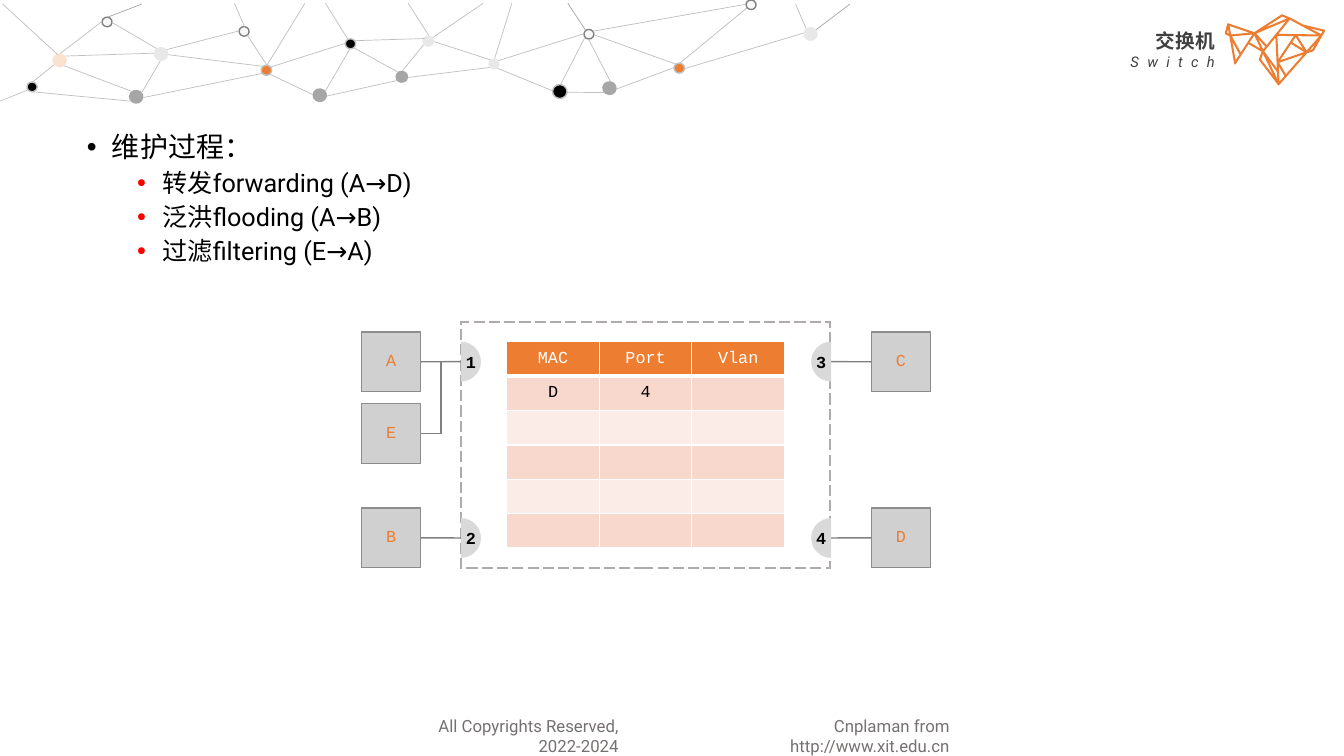
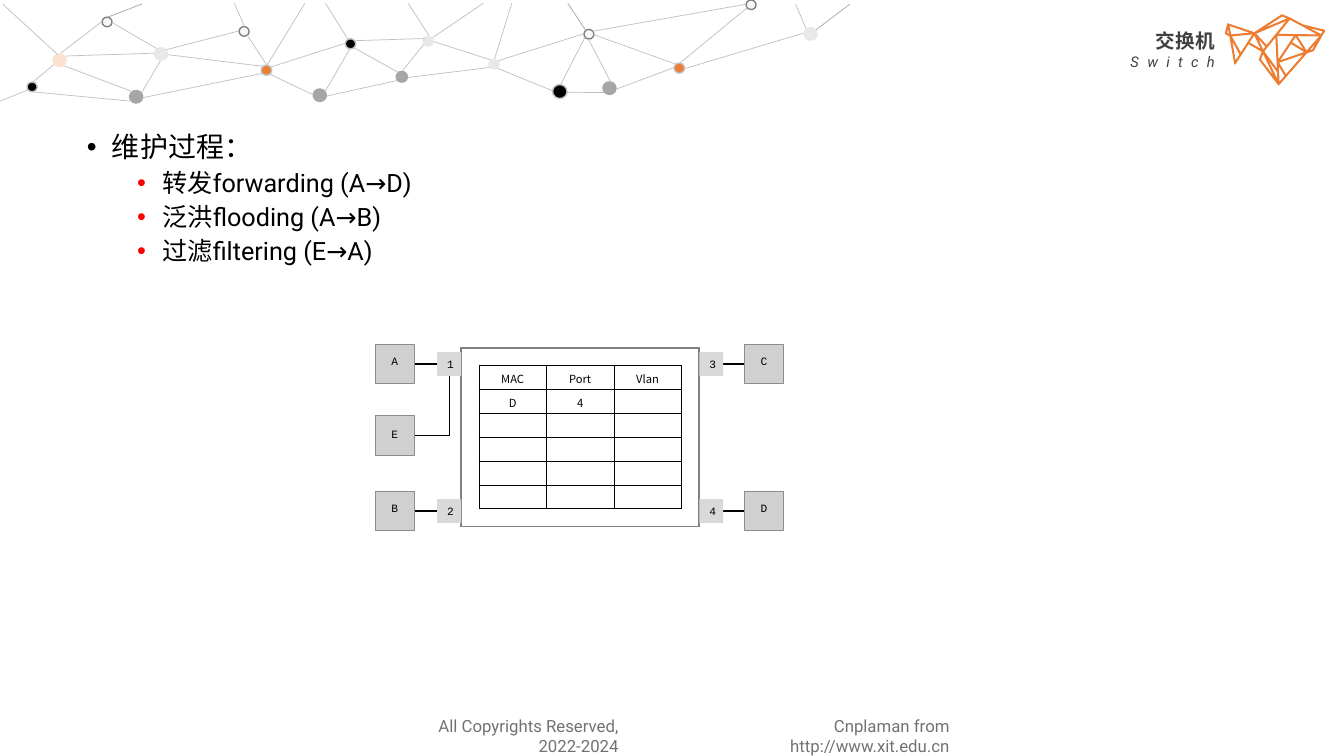
Before and after one commit to glplaman/glplaman.github.io, a slide deck: slide 5 of network/ppt/link layer 2.pptx. Drawn at 1344x756 pixels with LibreOffice and Linux fonts; fonts in the diff are those of the drawing; grey boxes stand for pictures; background and template pictures are left out. Boxes give left, top, right and bottom in pixels: in the first picture for what was removed or moved away, otherwise in the second. Text is boxed around its words. In the diff, an @@ line names an element or a change of style, - is before the commit and + after.

```diff
--- a/network/ppt/link layer 2.pptx
+++ b/network/ppt/link layer 2.pptx
@@ picture: place and size @@
-picture at [362, 332, 421, 391]
+picture at [375, 344, 414, 383]
@@ rectangle added at [438, 352, 462, 376], fill #D9D9D9, 8 pt, text #000000 @@
+1
@@ rectangle: place and size @@
-rectangle at [461, 323, 830, 569]
+rectangle at [461, 348, 699, 526]
@@ rectangle at [461, 348, 699, 526]: outline #AFABAB 1 pt dashed to #808080 1 pt @@
@@ freeform shape removed at [461, 342, 481, 381] @@
-1
@@ rectangle added at [700, 352, 724, 376], fill #D9D9D9, 8 pt, text #000000 @@
+3
@@ picture added at [744, 344, 783, 383] @@
@@ text "C": place and size @@
-text "C" at [896, 355, 906, 366]
+text "C" at [761, 357, 768, 365]
@@ freeform shape removed at [812, 342, 832, 381] @@
-3
@@ picture removed at [871, 332, 931, 391] @@
@@ elbow line moved from (421, 434) - (442, 362) to (414, 436) - (450, 376) @@
@@ elbow line (414, 436) - (450, 376): stroke #808080 1 pt to #000000 1 pt @@
@@ line moved from (421, 362) - (461, 362) to (414, 364) - (438, 364) @@
@@ line (414, 364) - (438, 364): stroke #808080 1 pt to #000000 1 pt @@
@@ table at [479, 366, 682, 509] @@
@@ fill #ED7D31 to none in row 1 @@
@@ fill #F8D7CE to none in 2 cells @@
@@ size 12 to 8 pt, font Courier New to Noto Sans CJK SC @@
@@ text colour #FFFFFF to #000000 in "MAC", "Port", "Vlan" @@
@@ borders changed @@
@@ table: place and size @@
-table at [507, 342, 785, 548]
+table at [479, 366, 682, 509]
@@ line moved from (831, 362) - (871, 362) to (724, 364) - (744, 364) @@
@@ line (724, 364) - (744, 364): stroke #808080 1 pt to #000000 1 pt @@
@@ picture: place and size @@
-picture at [362, 404, 421, 464]
+picture at [375, 416, 414, 456]
@@ picture: place and size @@
-picture at [362, 508, 421, 568]
+picture at [375, 491, 414, 530]
@@ text "B": place and size @@
-text "B" at [386, 531, 396, 542]
+text "B" at [391, 504, 398, 512]
@@ rectangle added at [438, 499, 462, 523], fill #D9D9D9, 8 pt, text #000000 @@
+2
@@ rectangle added at [700, 499, 724, 523], fill #D9D9D9, 8 pt, text #000000 @@
+4
@@ picture added at [744, 491, 783, 530] @@
@@ size 12 to 8 pt, text colour #ED7D31 to #000000 in 5 elements at [391, 357, 398, 365], [391, 430, 398, 438], [391, 504, 398, 512], [761, 357, 768, 365], [761, 504, 768, 512] @@
@@ text "D": place and size @@
-text "D" at [896, 531, 906, 542]
+text "D" at [761, 504, 768, 512]
@@ picture removed at [871, 508, 931, 568] @@
@@ line moved from (421, 538) - (461, 538) to (414, 511) - (438, 511) @@
@@ line (414, 511) - (438, 511): stroke #808080 1 pt to #000000 1 pt @@
@@ freeform shape removed at [461, 518, 481, 558] @@
-2
@@ line moved from (831, 538) - (871, 538) to (724, 511) - (744, 511) @@
@@ line (724, 511) - (744, 511): stroke #808080 1 pt to #000000 1 pt @@
@@ freeform shape removed at [812, 518, 832, 558] @@
-4
```
Also in this commit, not shown: 1 other slide changed, 26 other files.
